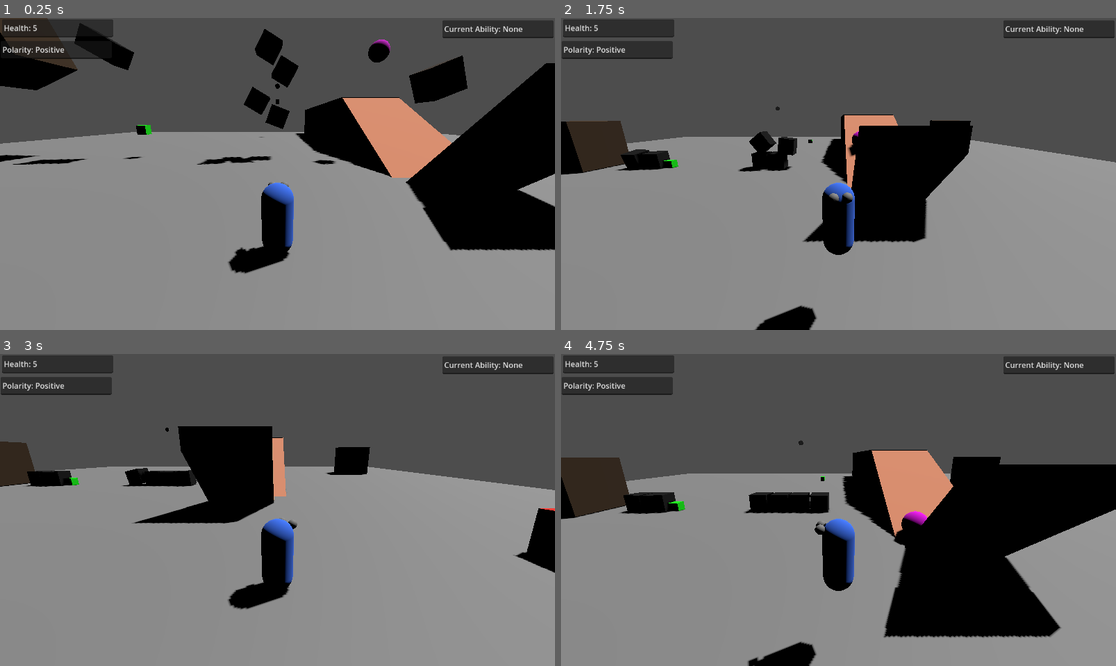
Above: before the commit, frames 1-4 (two rows, left to right).
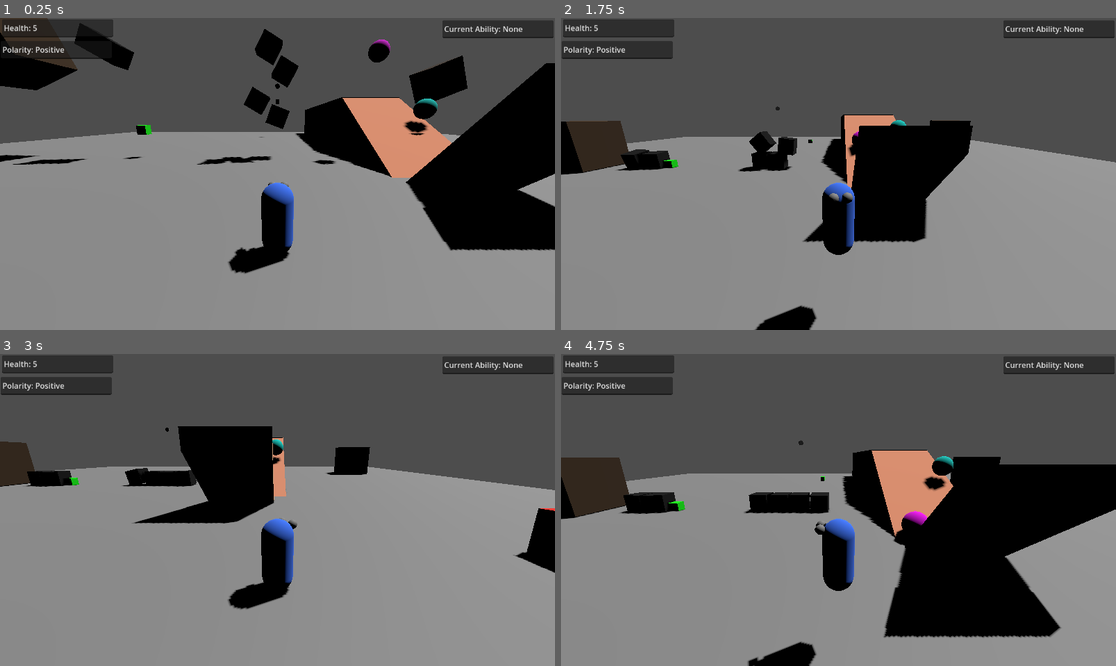
Above: after the commit, the same moments.

Repository: Harry2166/BOTW-in-Godot-and-more
Game: Godot game, scene res://Level/level_1.tscn
Two runs of this game, one before a commit and one after it. Both use one fixed random seed, a clock stepped at 60 frames per second and the inputs below.
Inputs:
- Up to frame 1 (0.25 s): no input
- Up to frame 2 (1.75 s): hold D (move_right) 0.53-1.28 s; tap Space (jump) at 0.77, 1.52 s; hold Down (move_back) from 1.28 s (still down)
- Up to frame 3 (3 s): release Down (move_back) at 2.03 s; hold D (move_right) 2.03-2.78 s; hold W (move_forward) from 2.78 s (still down)
- Up to frame 4 (4.75 s): tap Space (jump) at 3.02, 3.77, 4.52 s; release W (move_forward) at 3.53 s; hold A (move_left) from 3.53 s (still down)

The runs differ from the first frame. In frame 1, 0.4% of the frame differs, in the area x 72-79%, y 25-38%; in frame 2, less than 0.1%; in frame 3, 0.1%; in frame 4, 0.3%.

Commit message:
feat: Change up bomb

Diff:
--- a/Level/level_1.tscn
+++ b/Level/level_1.tscn
@@ -8,6 +8,7 @@
 [ext_resource type="PackedScene" uid="uid://djwarijri3qf8" path="res://Objects/metallic_block_negative.tscn" id="8_xtmbd"]
 [ext_resource type="PackedScene" uid="uid://dblqx6war3obl" path="res://Objects/wood_block.tscn" id="9_81uec"]
 [ext_resource type="PackedScene" uid="uid://dnvskyjvhbg0n" path="res://Objects/ball.tscn" id="10_cnhcy"]
+[ext_resource type="PackedScene" uid="uid://46evn1dtadvh" path="res://Objects/bomb.tscn" id="10_u7rsm"]
 [ext_resource type="ArrayMesh" uid="uid://b0l1lr5r0llpr" path="res://lets-roll-assets/assets/models/blocks_Cube_019.res" id="11_n0rln"]
 
 [sub_resource type="BoxMesh" id="BoxMesh_fb6wy"]
@@ -111,3 +112,8 @@
 
 [node name="CollisionShape3D" type="CollisionShape3D" parent="BlocksCube019/StaticBody3D"]
 shape = SubResource("ConcavePolygonShape3D_5dgt4")
+
+[node name="Bombs" type="Node3D" parent="."]
+
+[node name="Bomb" parent="Bombs" instance=ExtResource("10_u7rsm")]
+transform = Transform3D(1, 0, 0, 0, 1, 0, 0, 0, 1, 14.9555, 5.4824, 1.8244)
--- a/Objects/ball.tscn
+++ b/Objects/ball.tscn
@@ -2,11 +2,11 @@
 
 [ext_resource type="Script" path="res://Scripts/ball.gd" id="1_6xi4c"]
 
-[sub_resource type="StandardMaterial3D" id="StandardMaterial3D_y1gfs"]
-albedo_color = Color(1, 0.027451, 1, 1)
+[sub_resource type="StandardMaterial3D" id="StandardMaterial3D_hm3ne"]
+albedo_color = Color(0, 0.870588, 0.831373, 1)
 
 [sub_resource type="SphereMesh" id="SphereMesh_72eq1"]
-material = SubResource("StandardMaterial3D_y1gfs")
+material = SubResource("StandardMaterial3D_hm3ne")
 
 [sub_resource type="SphereShape3D" id="SphereShape3D_ky5cw"]
 
--- a/Objects/bomb.tscn
+++ b/Objects/bomb.tscn
@@ -2,21 +2,23 @@
 
 [ext_resource type="Script" path="res://Scripts/bomb.gd" id="1_i0rfb"]
 
-[sub_resource type="StandardMaterial3D" id="StandardMaterial3D_l0vmk"]
-albedo_color = Color(0, 0.952941, 1, 1)
+[sub_resource type="StandardMaterial3D" id="StandardMaterial3D_hm3ne"]
+albedo_color = Color(0, 0.870588, 0.831373, 1)
 
-[sub_resource type="SphereMesh" id="SphereMesh_037kc"]
-material = SubResource("StandardMaterial3D_l0vmk")
+[sub_resource type="SphereMesh" id="SphereMesh_72eq1"]
+material = SubResource("StandardMaterial3D_hm3ne")
 
-[sub_resource type="SphereShape3D" id="SphereShape3D_1odh7"]
+[sub_resource type="SphereShape3D" id="SphereShape3D_ky5cw"]
 
 [node name="Bomb" type="RigidBody3D"]
+collision_layer = 3
+angular_damp = 3.5
 script = ExtResource("1_i0rfb")
 
 [node name="MeshInstance3D" type="MeshInstance3D" parent="."]
-transform = Transform3D(1.25, 0, 0, 0, 1.25, 0, 0, 0, 1.25, 0, 0, 0)
-mesh = SubResource("SphereMesh_037kc")
+transform = Transform3D(2, 0, 0, 0, 2, 0, 0, 0, 2, 0, 0, 0)
+mesh = SubResource("SphereMesh_72eq1")
 
 [node name="CollisionShape3D" type="CollisionShape3D" parent="."]
-transform = Transform3D(1.25, 0, 0, 0, 1.25, 0, 0, 0, 1.25, 0, 0, 0)
-shape = SubResource("SphereShape3D_1odh7")
+transform = Transform3D(2, 0, 0, 0, 2, 0, 0, 0, 2, 0, 0, 0)
+shape = SubResource("SphereShape3D_ky5cw")
--- a/Scripts/bomb.gd
+++ b/Scripts/bomb.gd
@@ -1,30 +1,34 @@
 extends RigidBody3D
-@onready var player = $"../../Player"
-@onready var level = $"."
+#@onready var player = $"../../Player"
+#@onready var level = $"."
 # Called every frame. 'delta' is the elapsed time since the previous frame.
 
 func _ready():
 	freeze = true
 
 func _process(delta):
+	pass
+	#if not player.bomb_guy:
+		#queue_free()
+	#
+	#if (player.bomb_objs == 0 and Input.is_action_just_pressed("A") and player.bomb_guy):
+		#print("boom")
+		#queue_free()
+		#player.bomb_objs = 1
+		#player.bomb_spawned = false
+		#
+	#elif (player.bomb_objs == 0 and Input.is_action_just_pressed("cancel") and player.bomb_guy):
+		#print("im out")
+		#queue_free()
+		#player.bomb_objs = 1
+		#player.bomb_spawned = false
 
-	if not player.bomb_guy:
-		queue_free()
-
-	if (player.bomb_objs == 0 and Input.is_action_just_pressed("A") and player.bomb_guy):
-		print("boom")
-		queue_free()
-		player.bomb_objs = 1
-		player.bomb_spawned = false
-
-	elif (player.bomb_objs == 0 and Input.is_action_just_pressed("cancel") and player.bomb_guy):
-		print("im out")
-		queue_free()
-		player.bomb_objs = 1
-		player.bomb_spawned = false
+func _physics_process(delta):
+	pass
 
 func get_thrown(impulse):
-	player.bomb_objs = 0
-	player.bomb_spawned = false
-	var position_to_be_placed = Vector3(player.global_position.x + 2, player.bomb_location.global_position.y + 2, player.global_position.z + 2)
-	self.global_position = position_to_be_placed
+	pass
+	#player.bomb_objs = 0
+	#player.bomb_spawned = false
+	#var position_to_be_placed = Vector3(player.global_position.x + 2, player.bomb_location.global_position.y + 2, player.global_position.z + 2)
+	#self.global_position = position_to_be_placed
--- a/Scripts/player.gd
+++ b/Scripts/player.gd
@@ -64,6 +64,7 @@
 var bomb_objs = 1
 var hit_amount = 0
 var bomb_instance
+var grabbed_objs_amount = 0
 
 func _ready():
 	health_text.text = "Health: " + str(PlayerData.curr_health)
@@ -188,6 +189,7 @@
 		if use_wood and aim_ray.get_collider().has_method("get_used"):
 			extra_crosshair.visible = true
 			aim_ray.get_collider().get_used()
+			grabbed_objs_amount += 1
 		if stop_obj and aim_ray.get_collider().has_method("get_stopped"):
 			extra_crosshair.visible = true
 			if Input.is_action_pressed("A") and stopped_objs == 1:
Not shown: 1 places in Level/level_1.tscn that only renumber resources
